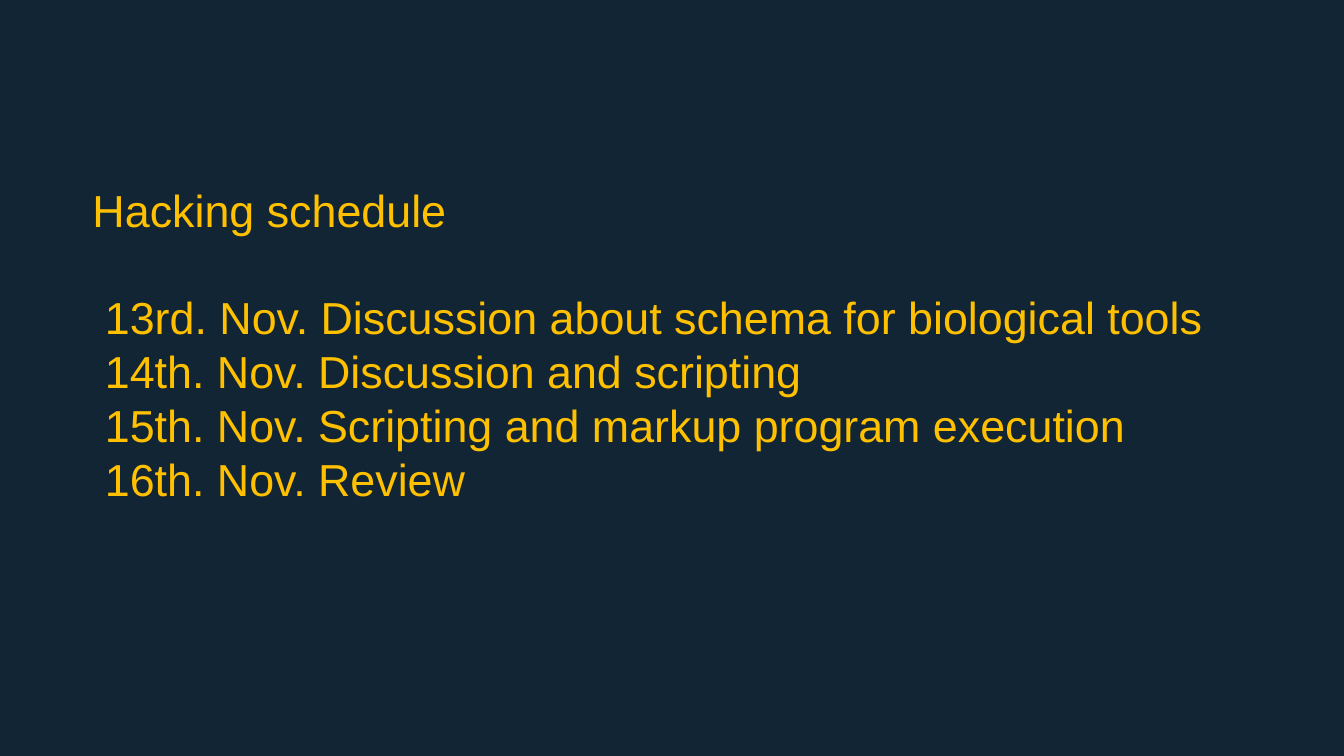
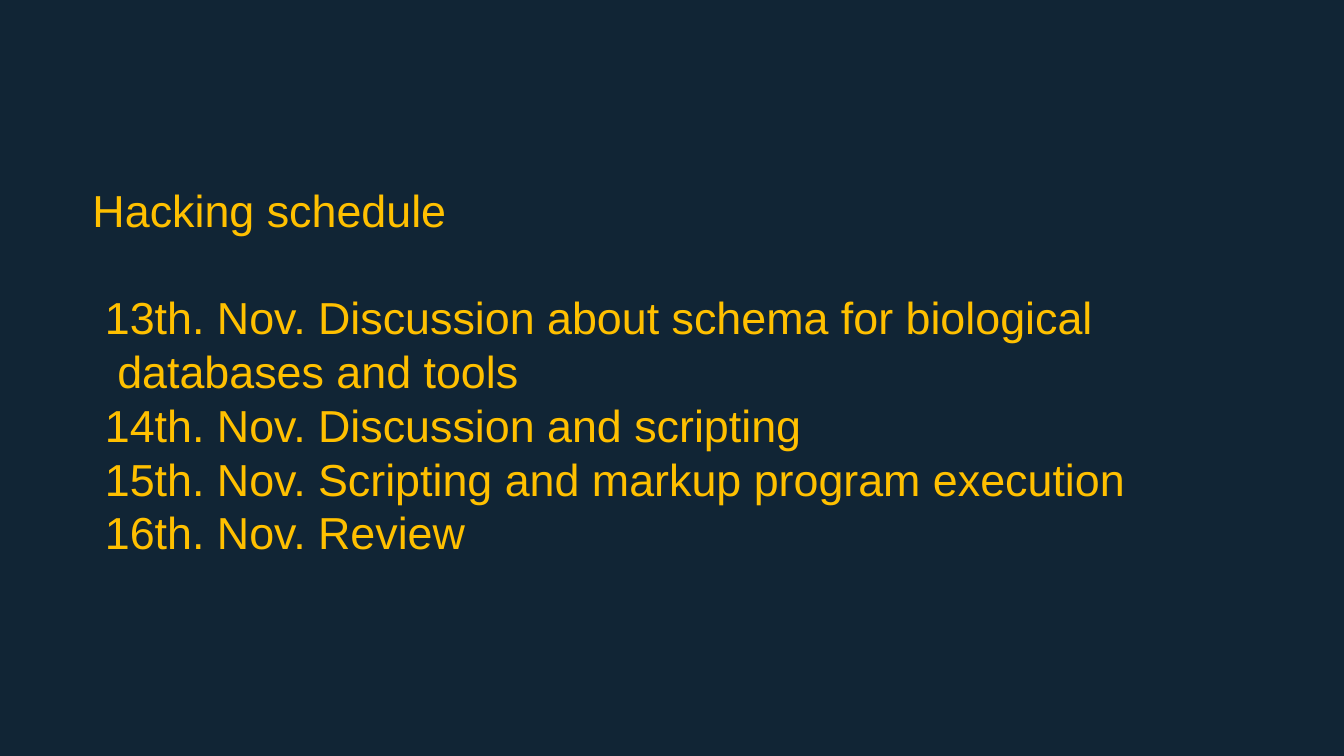
Before and after one commit to elixir-europe/BioHackathon, a slide deck: slide 10 of interoperability/Putting structured data into individual entry pages in biological database/20181112presentation3.pptx. Drawn at 1344x756 pixels with LibreOffice and Linux fonts; fonts in the diff are those of the drawing. Boxes give left, top, right and bottom in pixels: in the first picture for what was removed or moved away, otherwise in the second. Text is boxed around its words. In the diff, an @@ line names an element or a change of style, - is before the commit and + after.

```diff
--- a/interoperability/Putting structured data into individual entry pages in biological database/20181112presentation3.pptx
+++ b/interoperability/Putting structured data into individual entry pages in biological database/20181112presentation3.pptx
@@ text at box(105, 301, 1093, 389): text changed @@
-13rd. Nov. Discussion about schema for biological tools
+13th. Nov. Discussion about schema for biological
+databases and tools
```
Also in this commit, not shown: 6 other slides changed.
